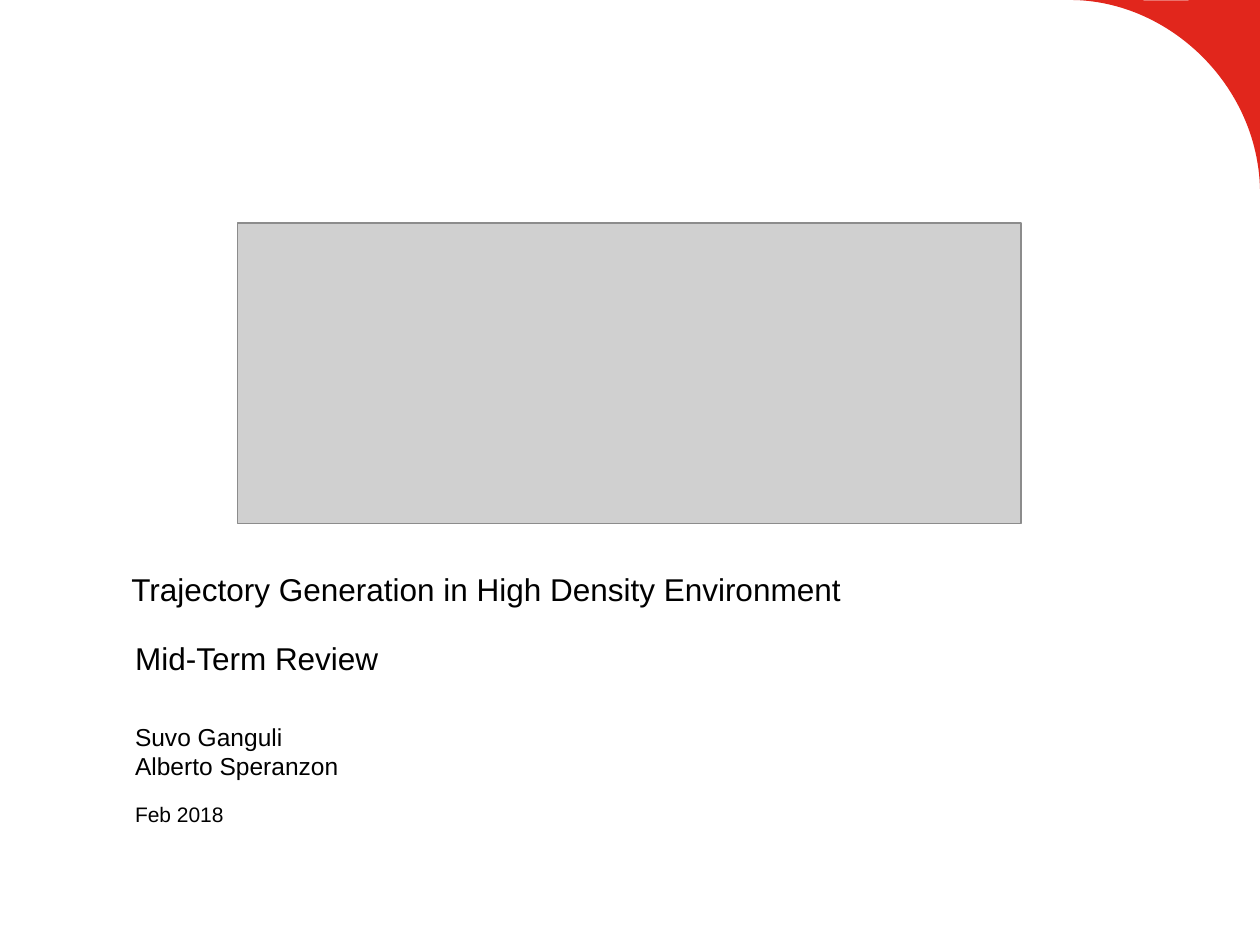
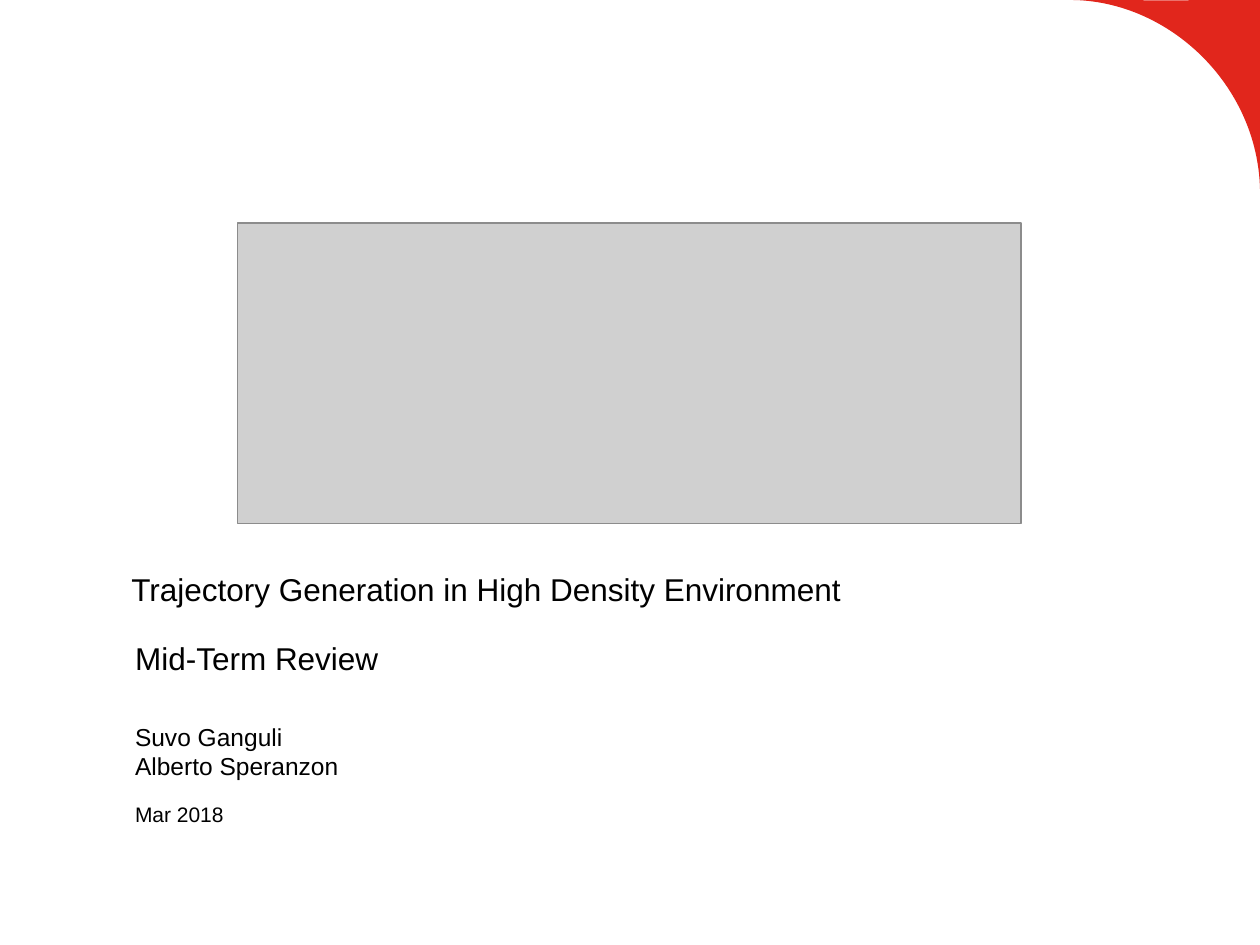
Before and after one commit to suvoganguli/GIG-MPC-Laplacian, a slide deck: slide 1 of 2D Results (03-19-2018).pptx. Drawn at 1260x945 pixels with LibreOffice and Linux fonts; fonts in the diff are those of the drawing; grey boxes stand for pictures; background and template pictures are left out. Boxes give left, top, right and bottom in pixels: in the first picture for what was removed or moved away, otherwise in the second. Text is boxed around its words. In the diff, an @@ line names an element or a change of style, - is before the commit and + after.

Commit message:
updated date in ppt

```diff
--- a/2D Results (03-19-2018).pptx
+++ b/2D Results (03-19-2018).pptx
@@ text at bbox=[135, 807, 224, 823]: text changed @@
-Feb 2018
+Mar 2018
```
